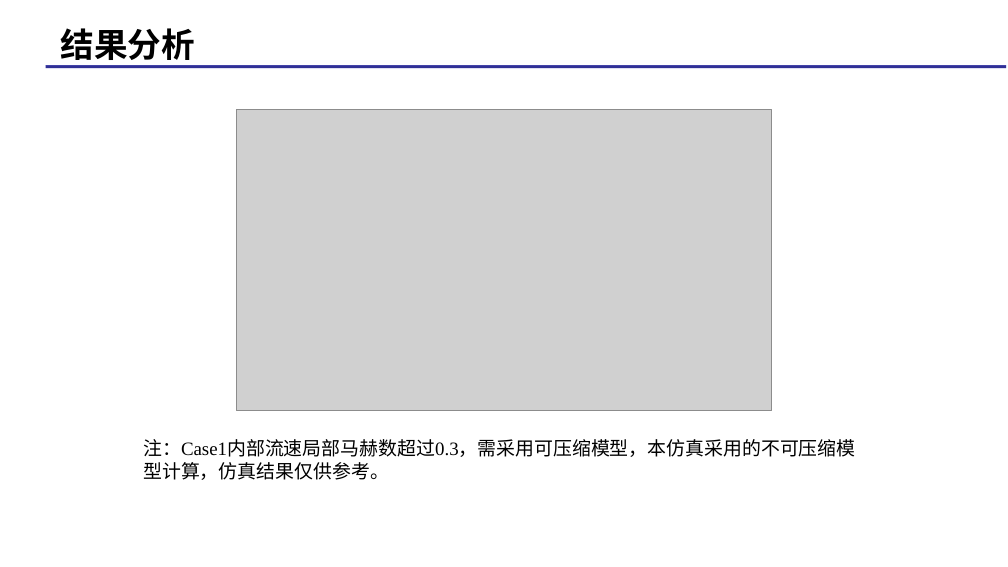
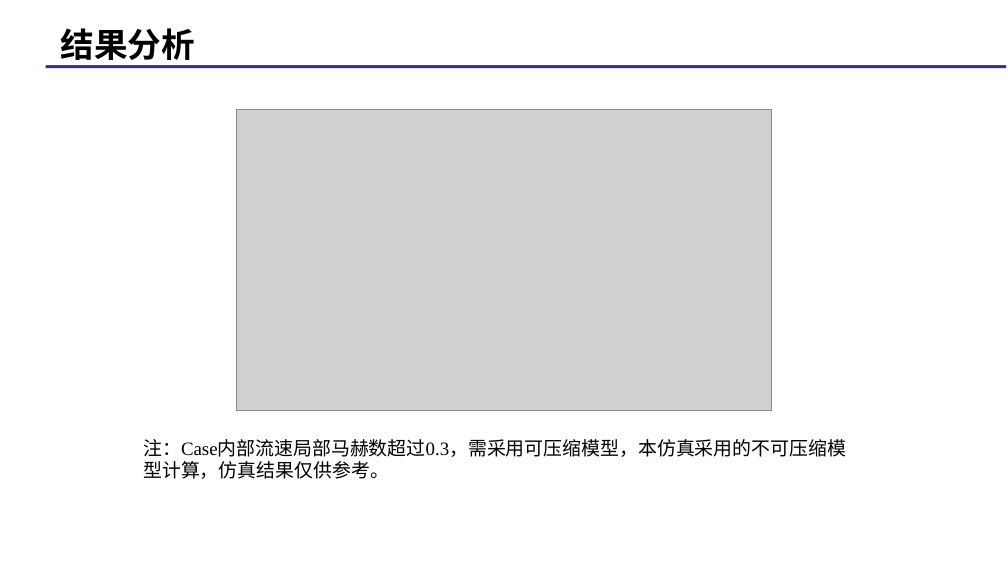
Before and after one commit to Kakuzu0703/TR, a slide deck: slide 5 of Refrigerant_Report.pptx. Drawn at 1008x567 pixels with LibreOffice and Linux fonts; fonts in the diff are those of the drawing; grey boxes stand for pictures. Boxes give left, top, right and bottom in pixels: in the first picture for what was removed or moved away, otherwise in the second. Text is boxed around its words. In the diff, an @@ line names an element or a change of style, - is before the commit and + after.

```diff
--- a/Refrigerant_Report.pptx
+++ b/Refrigerant_Report.pptx
@@ text at (143, 439, 846, 479): text changed @@
-注：Case1内部流速局部马赫数超过0.3，需采用可压缩模型，本仿真采用的不可压缩模型计算，仿真结果仅供参考。
+注：Case内部流速局部马赫数超过0.3，需采用可压缩模型，本仿真采用的不可压缩模型计算，仿真结果仅供参考。
```
Also in this commit, not shown: 2 other slides changed, 2 other files.
